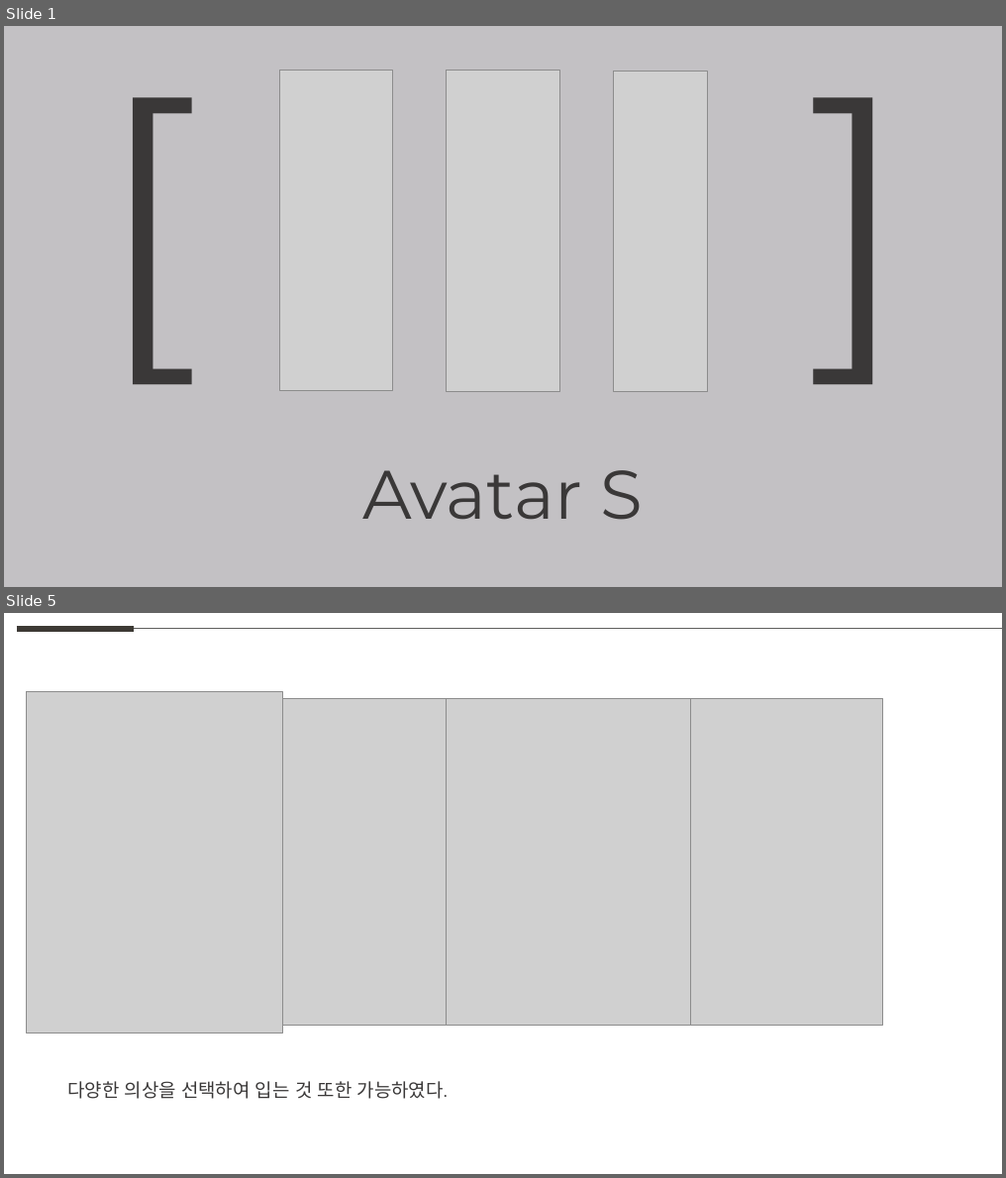
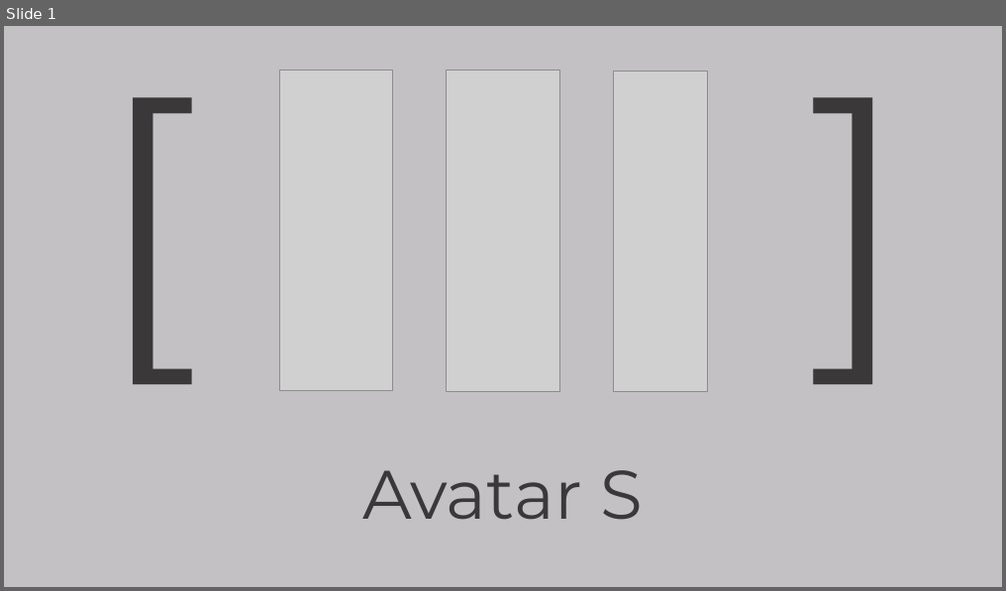
Before and after one commit to weaknessHero/Project_AvatarS, a slide deck: 발표자료/업데이트/LJHPPT.pptx. Shown one above the other, each under a label of ours: slides 1 and 5 before the commit, slide 1 after it; the slides between them are not shown. The pictures are 1006x1178 and 1006x591 pixels, drawn with LibreOffice and Linux fonts; fonts in the diff are those of the drawing; grey boxes stand for pictures. Boxes give left, top, right and bottom in pixels: in the first picture for what was removed or moved away, otherwise in the second. Text is boxed around its words. In the diff, an @@ line names an element or a change of style, - is before the commit and + after.

```diff
--- a/발표자료/업데이트/LJHPPT.pptx
+++ b/발표자료/업데이트/LJHPPT.pptx
@@ slide 5 removed at [4,613,1002,1174], background #FFFFFF @@
@@ line removed from (17, 629) to (135, 629) @@
@@ line removed from (135, 629) to (1002, 629) @@
@@ picture removed at [27,691,282,1033] @@
@@ picture removed at [237,699,481,1026] @@
@@ picture removed at [446,699,690,1026] @@
@@ picture removed at [638,699,883,1026] @@
@@ text removed at [67,1081,448,1099] @@
-다양한 의상을 선택하여 입는 것 또한 가능하였다.
```
Also in this commit, not shown: 2 slides added, 3 other slides removed, 1 other file.
